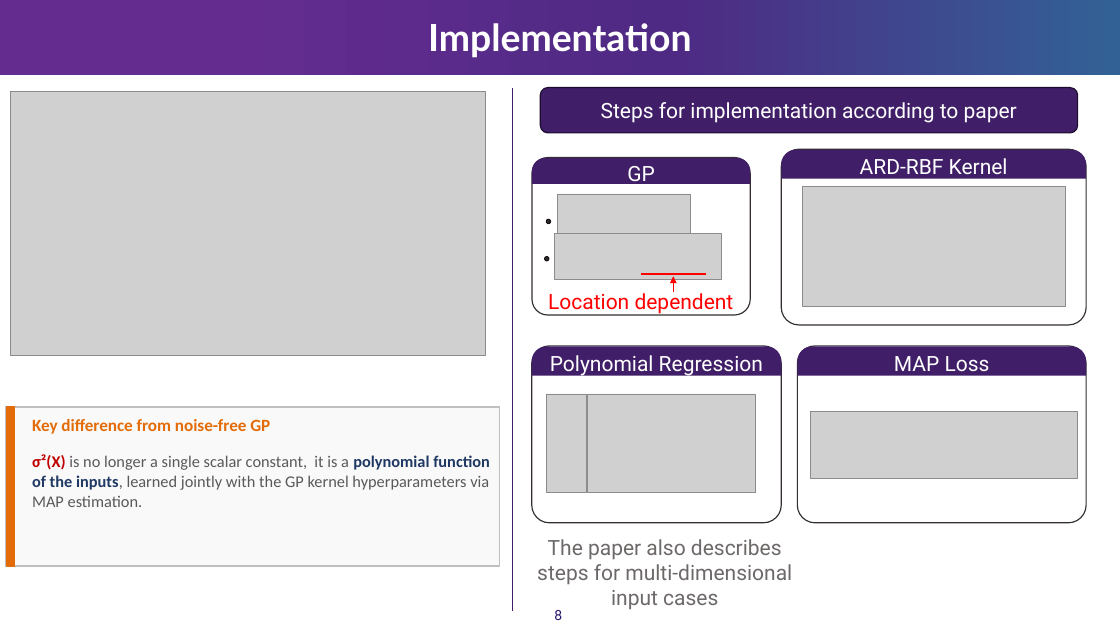
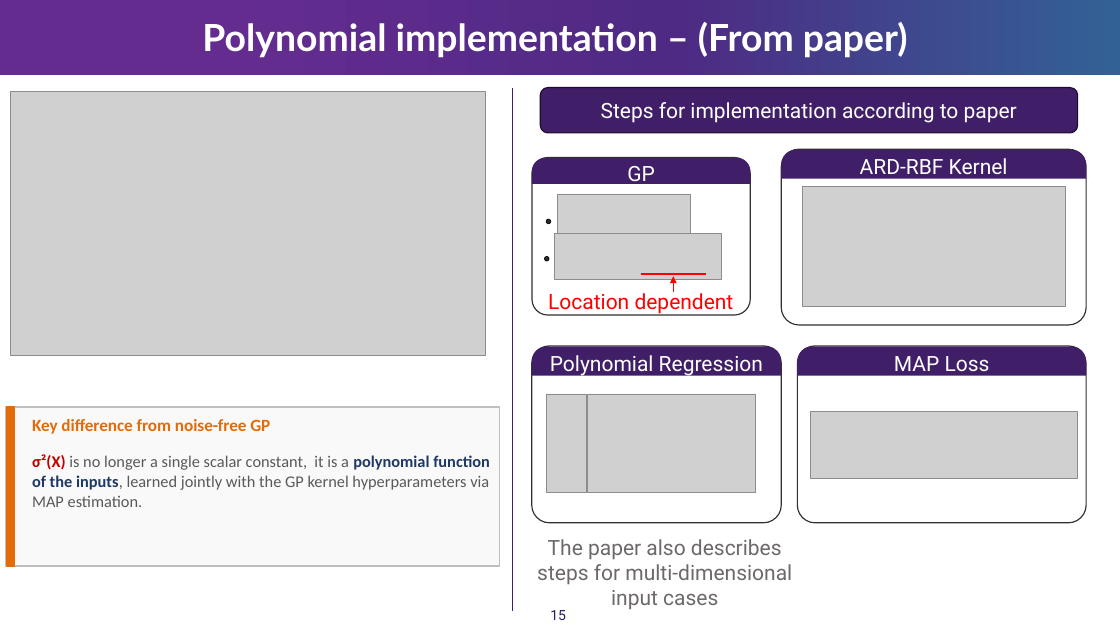
Before and after one commit to Chris1504-fdz/heter_lvgp, a slide deck: slide 15 of Heter_bo.pptx (slide 8 before the commit). Drawn at 1120x630 pixels with LibreOffice and Linux fonts; fonts in the diff are those of the drawing; grey boxes stand for pictures; background and template pictures are left out. Boxes give left, top, right and bottom in pixels: in the first picture for what was removed or moved away, otherwise in the second. Text is boxed around its words. In the diff, an @@ line names an element or a change of style, - is before the commit and + after.

```diff
--- a/Heter_bo.pptx
+++ b/Heter_bo.pptx
@@ title at (202,22,908,58): text changed @@
-Implementation
+Polynomial implementation – (From paper)
@@ page number at (550,610,566,620): text changed @@
-8
+15
```
Also in this commit, not shown: 5 other slides changed, 7 slides added, 4 slides removed, 3 other files.
